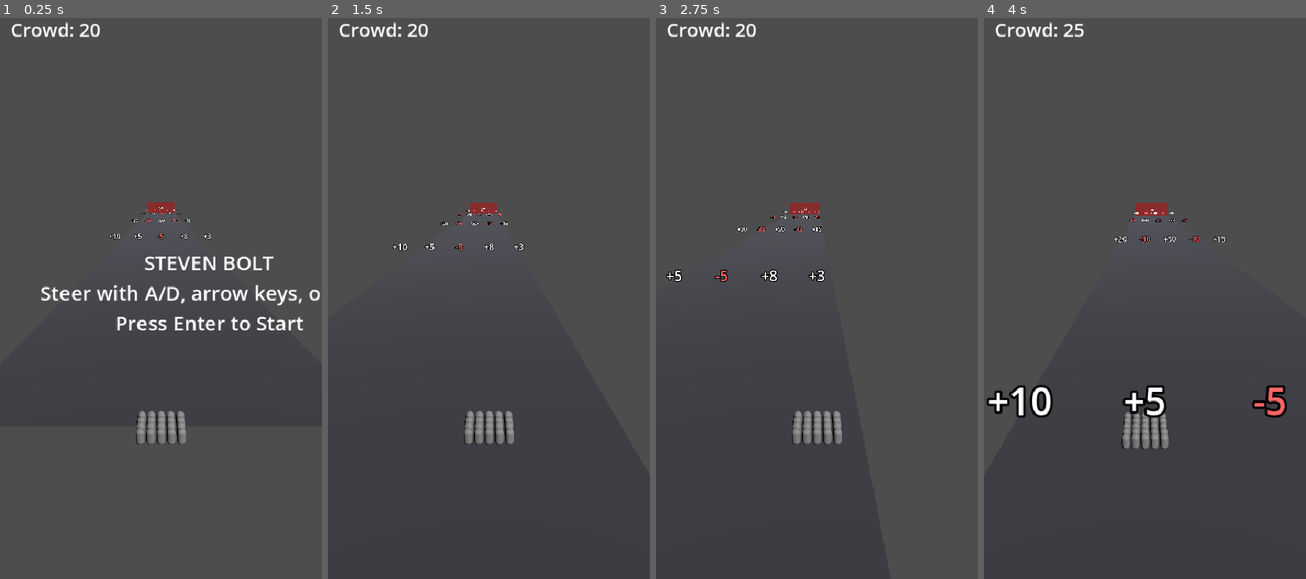
Above: before the commit, frames 1-4 (left to right).
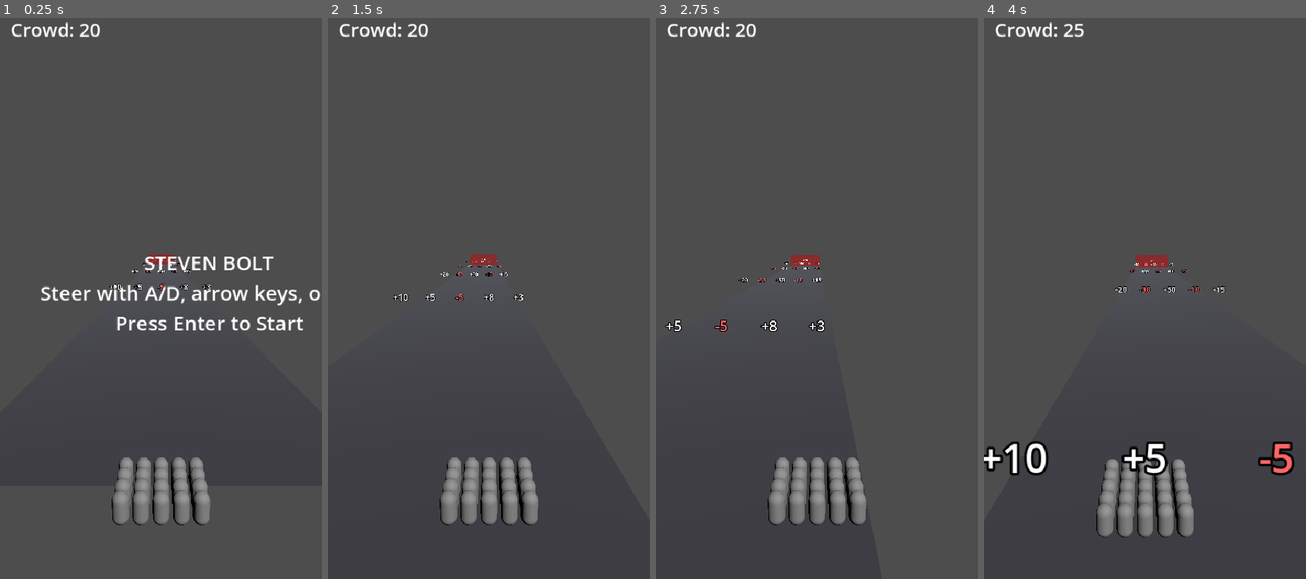
Above: after the commit, the same moments.

Repository: hobsojam/steven-bolt
Game: Godot game, scene res://scenes/main.tscn
Two runs of this game, one before a commit and one after it. Both use one fixed random seed, a clock stepped at 60 frames per second and the inputs below.
Inputs (mouse positions are in pixels of both pictures, inside the frame that each line leads up to):
- Up to frame 1 (0.25 s): no input
- Up to frame 2 (1.5 s): tap Enter (ui_accept) at 0.5, 0.77 s; move the mouse to (559, 264) at 0.52 s; hold Right (lane_right) 0.53-1.25 s; click (559, 264) at 0.67 s; drag from (424, 320) to (472, 405) at 1.27 s
- Up to frame 3 (2.75 s): move the mouse to (849, 163) at 2.02 s; hold Right (lane_right) from 2.03 s (still down)
- Up to frame 4 (4 s): release Right (lane_right) at 2.75 s; drag from (1128, 405) to (1048, 208) at 2.77 s; move the mouse to (1241, 377) at 3.52 s; hold Left (lane_left) from 3.53 s (still down); tap Enter (ui_accept) at 3.77 s

The runs differ from the first frame. In frame 1, 3.6% of the frame differs, in the area x 33-66%, y 32-91%; in frame 2, 4.1%; in frame 3, 4.4%; in frame 4, 7.3%, in the area x 0-97%, y 32-93%.

Commit message:
Tune crowd scale-per-doubling to 0.85 and flatten camera pitch
CROWD_SCALE_PER_DOUBLING 0.75 -> 0.85 per feedback (0.75 shrank too
aggressively - scale was already down to 0.29 at the starting crowd
count of 20). 0.85 keeps it at 0.50 at count 20, 0.31 at the render cap
(150), a much gentler curve. Test expectations now derive from the
constant itself instead of hardcoded literals, so future retuning
doesn't require touching the test.

Also fixes the crowd rendering too high in frame (reported from an
in-editor screenshot): chase_camera's LOOK_AHEAD (10 -> 30) flattens
the camera's downward pitch from ~14deg to ~6.3deg. This is
counterintuitive - a shallower pitch is what pushes a nearby object
toward the bottom of frame, since the pitch angle is subtracted from
the angle needed to see that object; a steeper pitch aims closer to
directly at it, centering it instead. Verified via a scratch probe
script: the crowd moves from ~52% to ~73% of the way from screen
center toward the bottom edge under Godot's default 75deg vertical
FOV.

Diff:
--- a/scripts/chase_camera.gd
+++ b/scripts/chase_camera.gd
@@ -2,7 +2,12 @@
 
 const HEIGHT := 4.0
 const BACK_OFFSET := 6.0
-const LOOK_AHEAD := 10.0
+# A larger look-ahead flattens the camera's downward pitch (it aims at a
+# ground-level point far beyond the crowd rather than close behind it).
+# Counterintuitively, a shallower pitch is what pushes the nearby crowd
+# toward the bottom of the frame instead of the middle - a steep pitch aims
+# closer to directly at the crowd, centering it instead.
+const LOOK_AHEAD := 30.0
 const X_FOLLOW_SPEED := 6.0
 
 @onready var _crowd: Node3D = get_node("../CrowdController")
--- a/scripts/run_rules.gd
+++ b/scripts/run_rules.gd
@@ -13,7 +13,7 @@
 const CROWD_UNIT_HALF_HEIGHT := 0.5
 const CROWD_MAX_WIDTH := 6.0
 const CROWD_MAX_DEPTH := 3.0
-const CROWD_SCALE_PER_DOUBLING := 0.75
+const CROWD_SCALE_PER_DOUBLING := 0.85
 
 
 static func lane_x(lane_index: int) -> float:
--- a/tests/run_tests.gd
+++ b/tests/run_tests.gd
@@ -20,7 +20,7 @@
 	_test_crowd_layout_stays_within_max_depth()
 	_test_crowd_layout_stays_narrow_at_start_count()
 	_test_crowd_unit_scale_full_size_for_one()
-	_test_crowd_unit_scale_drops_25_percent_per_doubling()
+	_test_crowd_unit_scale_drops_per_doubling()
 	_test_crowd_unit_scale_is_monotonic()
 	_test_can_pass_toll_true_when_sufficient()
 	_test_can_pass_toll_false_when_insufficient()
@@ -126,14 +126,20 @@
 	_assert_eq(RunRules.crowd_unit_scale(1), 1.0, "a single crowd unit renders at full size")
 
 
-func _test_crowd_unit_scale_drops_25_percent_per_doubling() -> void:
+func _test_crowd_unit_scale_drops_per_doubling() -> void:
 	_assert_true(
-		absf(RunRules.crowd_unit_scale(2) - 0.75) < 0.001,
-		"scale drops to 75% the first time the crowd doubles"
+		absf(RunRules.crowd_unit_scale(2) - RunRules.CROWD_SCALE_PER_DOUBLING) < 0.001,
+		"scale drops by CROWD_SCALE_PER_DOUBLING the first time the crowd doubles"
 	)
 	_assert_true(
-		absf(RunRules.crowd_unit_scale(4) - 0.5625) < 0.001,
-		"scale compounds to 56.25% by the second doubling"
+		(
+			absf(
+				RunRules.crowd_unit_scale(4)
+				- RunRules.CROWD_SCALE_PER_DOUBLING * RunRules.CROWD_SCALE_PER_DOUBLING
+			)
+			< 0.001
+		),
+		"scale compounds by CROWD_SCALE_PER_DOUBLING again by the second doubling"
 	)
 
 
